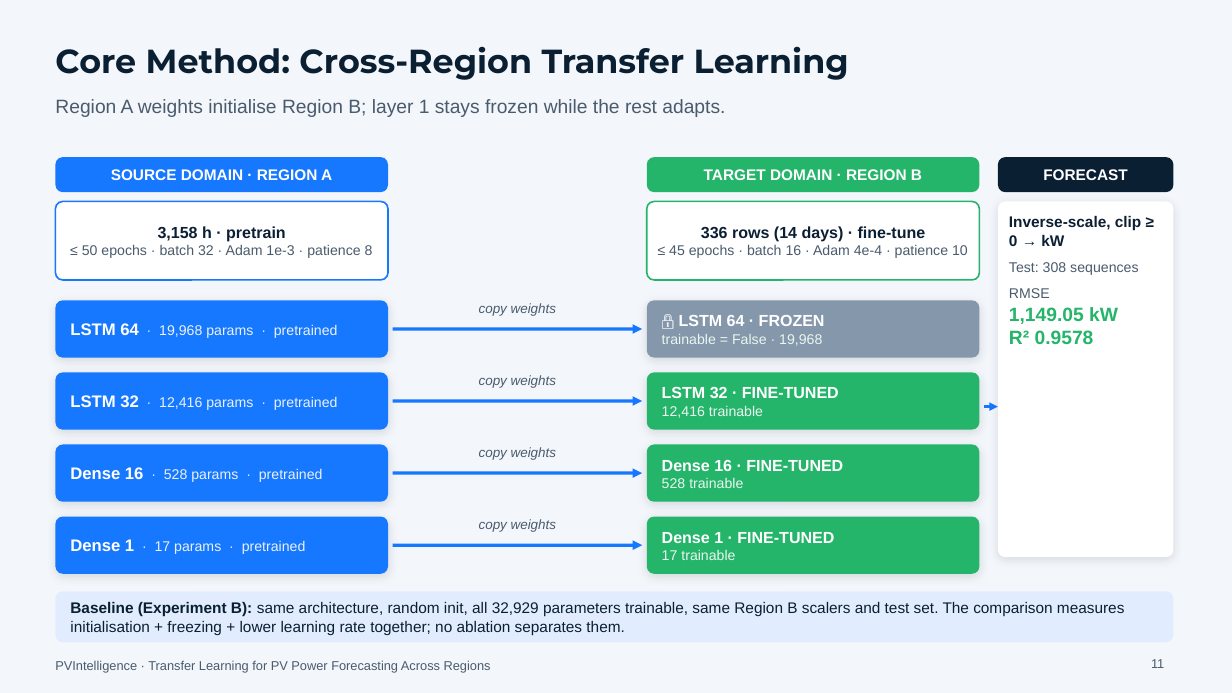
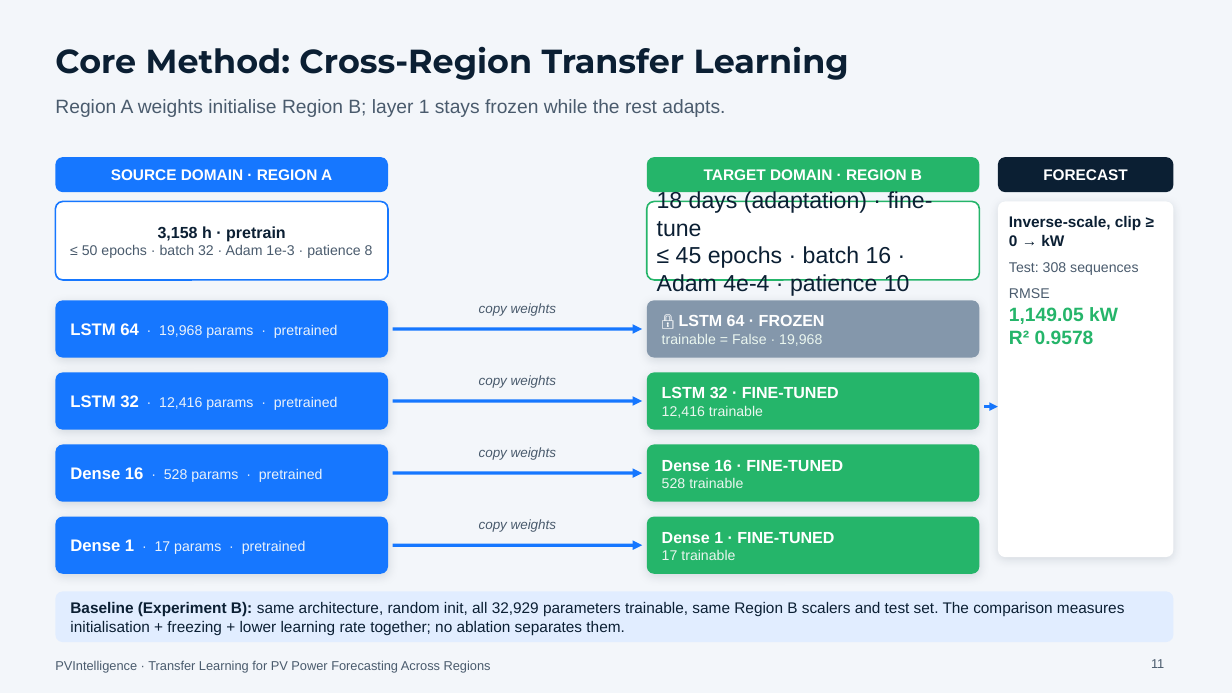
Before and after one commit to wvpssriraj10/PVIntelligence, a slide deck: slide 11 of PVIntelligence_Research_Defence.pptx. Drawn at 1232x693 pixels with LibreOffice and Linux fonts; fonts in the diff are those of the drawing. Boxes give left, top, right and bottom in pixels: in the first picture for what was removed or moved away, otherwise in the second. Text is boxed around its words. In the diff, an @@ line names an element or a change of style, - is before the commit and + after.

Commit message:
Standardize Region B data duration to 18 days across report, slides, and viva guide

```diff
--- a/PVIntelligence_Research_Defence.pptx
+++ b/PVIntelligence_Research_Defence.pptx
@@ text in rounded rectangle at (x1=657, y1=189, x2=933, y2=237): text changed; size 12.5 to 18 pt; bold off @@
-336 rows (14 days) · fine-tune
+18 days (adaptation) · fine-tune
@@ text in rounded rectangle at (x1=657, y1=246, x2=910, y2=296): size 11 to 18 pt, text colour #4A5B6D to #0B1F33 in "≤ 45 epochs · batch 16 · ..."; alignment centre to left @@
```
Also in this commit, not shown: 1 other slide changed, 2 other files.
